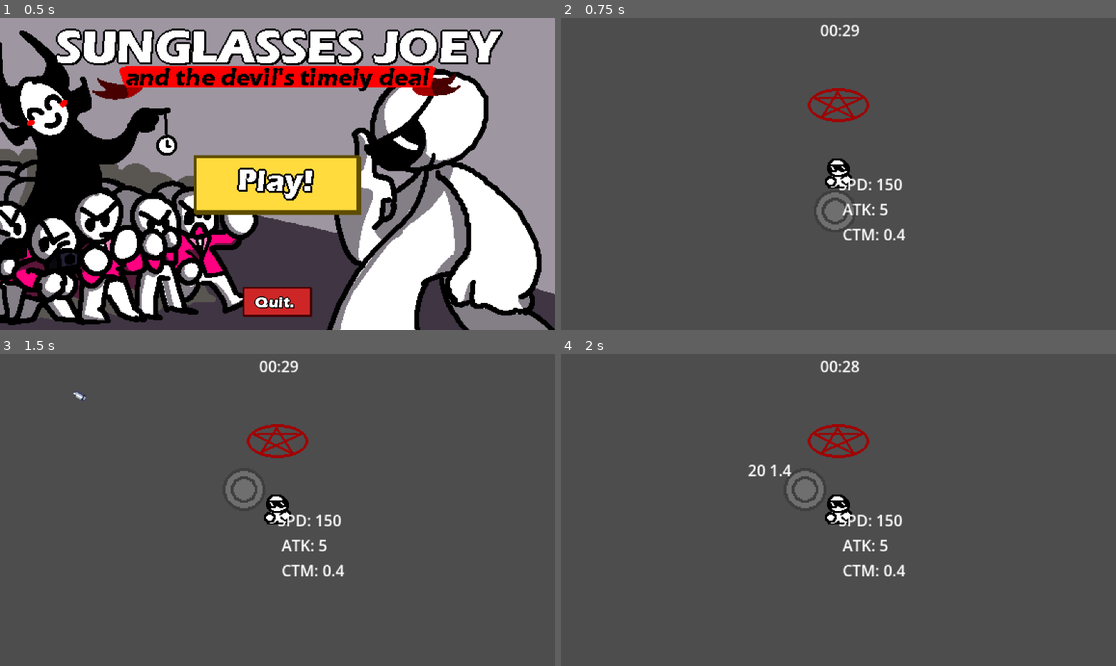
Above: before the commit, frames 1-4 (two rows, left to right).
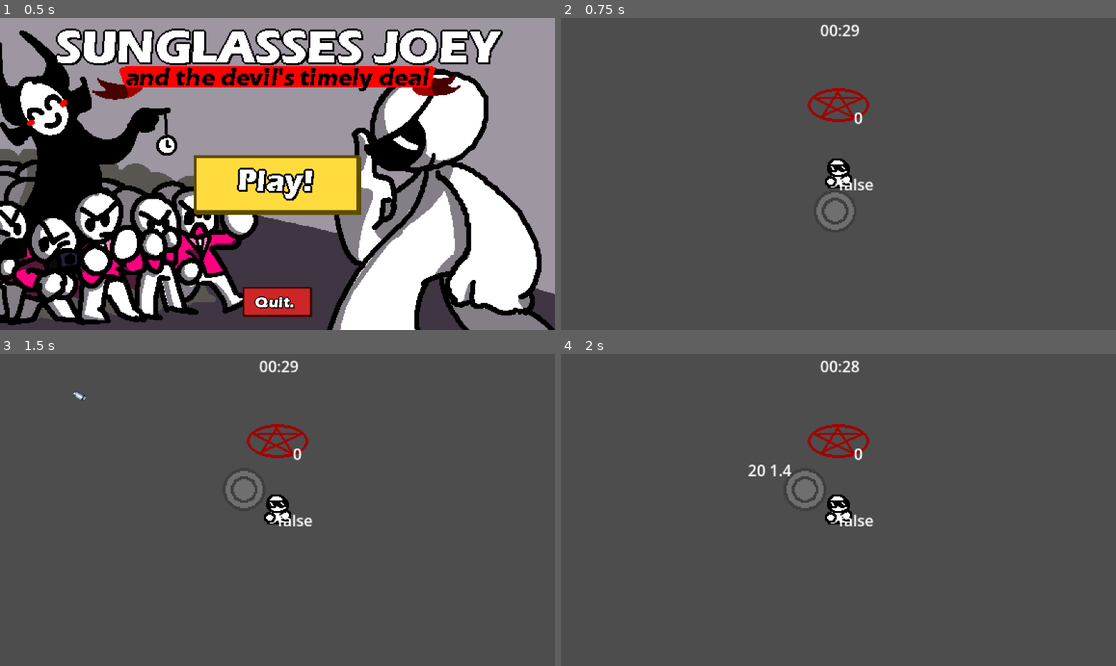
Above: after the commit, the same moments.

Repository: Daxlate/SunglassesJoey
Game: Godot game, scene res://scenes/main_menu.tscn
The game is run twice, just before and just after one commit, with the same random seed, the same clock (stepped at 60 frames per second) and the same inputs.
Inputs (mouse positions are in pixels of both pictures, inside the frame that each line leads up to):
- Up to frame 1 (0.5 s): no input
- Up to frame 2 (0.75 s): click (838, 186) at 0.5 s
- Up to frame 3 (1.5 s): click "Edit me" at 1.25 s
- Up to frame 4 (2 s): no input

Frame 1 is identical in both runs. In frame 2, 0.6% of the frame differs, in the area x 50-63%, y 30-72%; in frame 3, 0.6%; in frame 4, 0.6%.

Commit message:
Pausing works

Diff:
--- a/scenes/goons/basic_goon.tscn
+++ b/scenes/goons/basic_goon.tscn
@@ -93,6 +93,7 @@
 height = 36.0
 
 [node name="BasicGoon" type="CharacterBody2D" unique_id=260915355]
+process_mode = 1
 collision_layer = 2
 collision_mask = 10
 script = ExtResource("1_wr2nn")
--- a/scenes/goons/ranged_goon.tscn
+++ b/scenes/goons/ranged_goon.tscn
@@ -72,6 +72,7 @@
 }
 
 [node name="RangedGoon" type="CharacterBody2D" unique_id=78784907]
+process_mode = 1
 collision_layer = 64
 collision_mask = 64
 script = ExtResource("1_o5di2")
--- a/scenes/mainscene.tscn
+++ b/scenes/mainscene.tscn
@@ -34,11 +34,13 @@
 }
 
 [node name="Mainscene" type="Node2D" unique_id=1728026456 node_paths=PackedStringArray("Wavetimer", "testlabel")]
+process_mode = 3
 script = ExtResource("1_4c2fu")
 Wavetimer = NodePath("WaveSpawnTimer")
 testlabel = NodePath("Joey/Label3")
 
 [node name="Joey" parent="." unique_id=610775385 instance=ExtResource("1_wtdyi")]
+process_mode = 3
 position = Vector2(0, 85)
 
 [node name="Label3" type="Label" parent="Joey" unique_id=1519446733]
@@ -67,8 +69,10 @@
 rotation = 0.014519792
 
 [node name="Pentagram" parent="." unique_id=1269892955 instance=ExtResource("3_mo382")]
+process_mode = 3
 
 [node name="Boundaries" type="Node2D" parent="." unique_id=284425844]
+process_mode = 1
 
 [node name="Up_boundary" type="StaticBody2D" parent="Boundaries" unique_id=127826880]
 rotation = 3.1414392
@@ -104,10 +108,12 @@
 shape = SubResource("WorldBoundaryShape2D_golqe")
 
 [node name="WaveSpawnTimer" type="Timer" parent="." unique_id=1954900178]
+process_mode = 1
 wait_time = 1.4
 autostart = true
 
 [node name="Thetimer" type="Control" parent="." unique_id=1733072512 node_paths=PackedStringArray("label")]
+process_mode = 3
 layout_mode = 3
 anchors_preset = 0
 offset_left = -303.0
--- a/scripts/JoeyMovement.gd
+++ b/scripts/JoeyMovement.gd
@@ -4,21 +4,23 @@
 var speed = 150
 var knockback = -100
 var cooldown = false
-var upgrades = [false, false, false, false]
-var attack = 5
+var upgrades = [false, false, false, false, false]
+var gun_attack = 5
+var punch_attack = 5
+var test = 0
 @onready var Crosshair = $Crosshair/Marker2D
 @onready var cooltime = $Timer.wait_time
 @onready var The_timer = get_node_or_null("/root/Mainscene/Thetimer")
 
 func _process(_delta):
-	$Label.text = "SPD: " + str(speed) + "\n ATK: " + str(attack) + "\n CTM: " + str(cooltime)
+	$Label.text = str(get_tree().paused)
 	var gun_position = Vector2(1, 1)
 	var angle_to_mouse = gun_position.angle_to_point(get_local_mouse_position())
 	var usable_angle = rad_to_deg(angle_to_mouse)
 	var final_vector = Vector2.from_angle(angle_to_mouse) * 40
 	$Crosshair.scale = Vector2(0.3,0.3)
 	$Crosshair.position = final_vector
-	if (Input.is_action_just_pressed("shoot") && cooldown == false):
+	if (Input.is_action_just_pressed("shoot") && cooldown == false && get_tree().paused == false):
 		cooldown = true
 		shoot(usable_angle)
 		$Timer.start(cooltime)
--- a/scripts/basic_goon.gd
+++ b/scripts/basic_goon.gd
@@ -48,7 +48,7 @@
 
 func take_damage():
 	$AnimationPlayer.play("Hurt")
-	health -= player.attack
+	health -= player.gun_attack
 	if health <= 0:
 		if The_timer.has_method("change_time"):
 			The_timer.change_time(3)
--- a/scripts/pentagram.gd
+++ b/scripts/pentagram.gd
@@ -2,16 +2,19 @@
 var State = 0
 var joey = null
 var generated_upgrade = false
-var buttonstate = false
 var upgrade1 = null
 var upgrade2 = null
 var times = 0
 var vis = false
+var test
 
 func _process(_delta):
 	%PentagramFloor.position = position
 	%ExtraEffects.position = position + Vector2(1, -12)
 	var OverlappingBody = get_overlapping_bodies()
+	test = OverlappingBody.size()
+	$Label.text = str(test)
+	get_tree().paused = false
 	Everythingvisibility(false)
 	if OverlappingBody.size() > 0:
 		joey = OverlappingBody.front()
@@ -19,11 +22,15 @@
 			generate_upgrade(1)
 			generate_upgrade(2)
 		if (State == 1):
+			get_tree().paused = true
+			PhysicsServer2D.set_active(true)
 			Everythingvisibility(true)
 			%Upgrade1.Update()
 			%Upgrade2.Update()
 			$LadyD/AnimatedSprite2D.play("LadyD")
-
+	#else:
+		#if joey != null:
+			#joey.test = false
 func Everythingvisibility(state: bool):
 	$LadyD/ColorRect.visible = state
 	$LadyD/AnimatedSprite2D.visible = state
@@ -34,7 +41,6 @@
 	$LadyD/Upgrade2/UpgradeIcon.visible = state
 	$LadyD/Upgrade2/UpgradeTitle.visible = state
 
-	var buttonstate = state
 	if state:
 		%Upgrade1.texture_normal = load("res://Sprites/UpgradesIcon/UpgradesHolder1.png")
 		%Upgrade2.texture_normal = load("res://Sprites/UpgradesIcon/UpgradesHolder1.png")
@@ -43,9 +49,6 @@
 		%Upgrade1.texture_normal = load("res://Sprites/UpgradesIcon/UpgradesHolder3.png")
 		%Upgrade2.texture_normal = load("res://Sprites/UpgradesIcon/UpgradesHolder3.png")
 		vis = false
-
-
-
 func _on_timer_timeout():
 	TurnOn()
 func TurnOff():
@@ -62,9 +65,12 @@
 		%PentagramFloor.play("On")
 func _on_extra_effects_animation_finished():
 	%ExtraEffects.play("Off")
+
+
+
 func generate_upgrade(which: int):
 	times += 1
-	var randomupgrade = randi_range(0,3)
+	var randomupgrade = randi_range(0,4)
 	if (joey.upgrades.count(false) > 1):
 		while (joey.upgrades[randomupgrade]):
 			randomupgrade = randi_range(0,1)
@@ -77,7 +83,6 @@
 	upgradebutton.Upgrade = randomupgrade
 	generated_upgrade = true
 
-
 func _on_upgrade_pressed(source: BaseButton) -> void:
 	if vis:
 		TurnOff()
@@ -89,9 +94,11 @@
 					joey.speed += 100
 				1:
 					#joey.upgrades[1] = true
-					joey.attack += 3
+					joey.punch_attack += 3
 				2:
 					joey.upgrades[2] = true
 					joey.cooltime = joey.cooltime * 0.75
 				3:
 					joey.knockback += -500
+				4:
+					joey.gun_attack += 3
--- a/scripts/pentagramcorrect.tscn
+++ b/scripts/pentagramcorrect.tscn
@@ -11,7 +11,6 @@
 frame_progress = 0.0
 
 [node name="Label" parent="." index="2" unique_id=1146261009]
-visible = false
 offset_left = 16.0
 offset_top = 16.0
 offset_right = 70.0
@@ -38,6 +37,7 @@
 offset_top = 48.0
 offset_right = 592.0
 offset_bottom = 304.0
+mouse_filter = 1
 texture_normal = ExtResource("2_7efxm")
 stretch_mode = 0
 script = ExtResource("3_10ngd")
@@ -74,6 +74,7 @@
 offset_top = 336.0
 offset_right = 592.0
 offset_bottom = 592.0
+mouse_filter = 1
 texture_normal = ExtResource("2_7efxm")
 stretch_mode = 0
 script = ExtResource("3_10ngd")
--- a/scripts/ranged_goon.gd
+++ b/scripts/ranged_goon.gd
@@ -33,7 +33,7 @@
 
 func take_damage():
 	$AnimationPlayer.play("Hurt")
-	health -= player.attack
+	health -= player.gun_attack
 	if health <= 0:
 		if The_timer.has_method("change_time"):
 			The_timer.change_time(3)
Binary file changed: Sprites/UpgradeIcon.aseprite
Binary file added: Sprites/UpgradesIcon/UpgradeIcon4.png
Not shown, added: Sprites/UpgradesIcon/UpgradeIcon4.png.import
Not shown, changed: UpgradesDescriptions.txt
Not shown, changed: UpgradesText.txt
Not shown: 1 places in scenes/goons/basic_goon.tscn that only renumber resources
